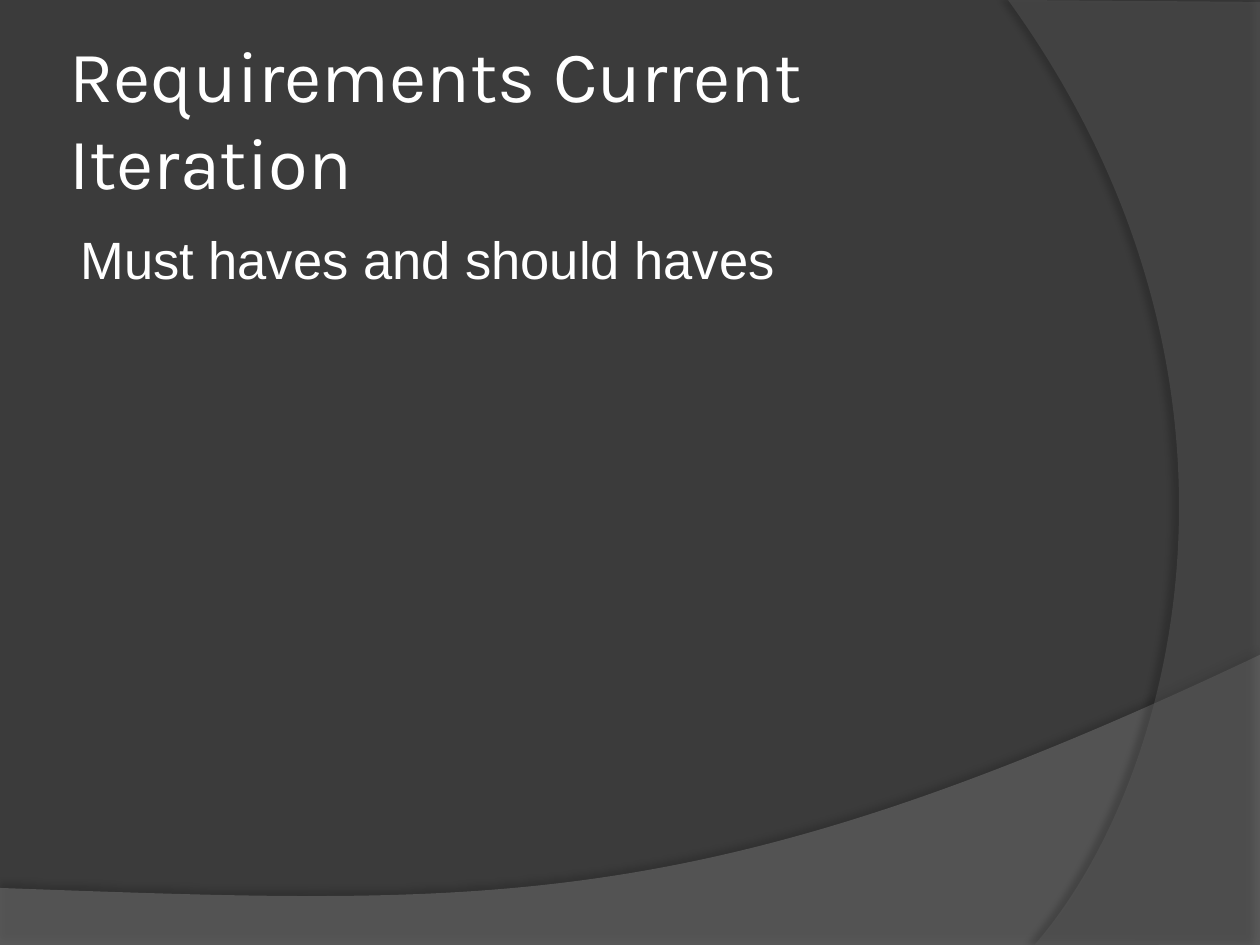
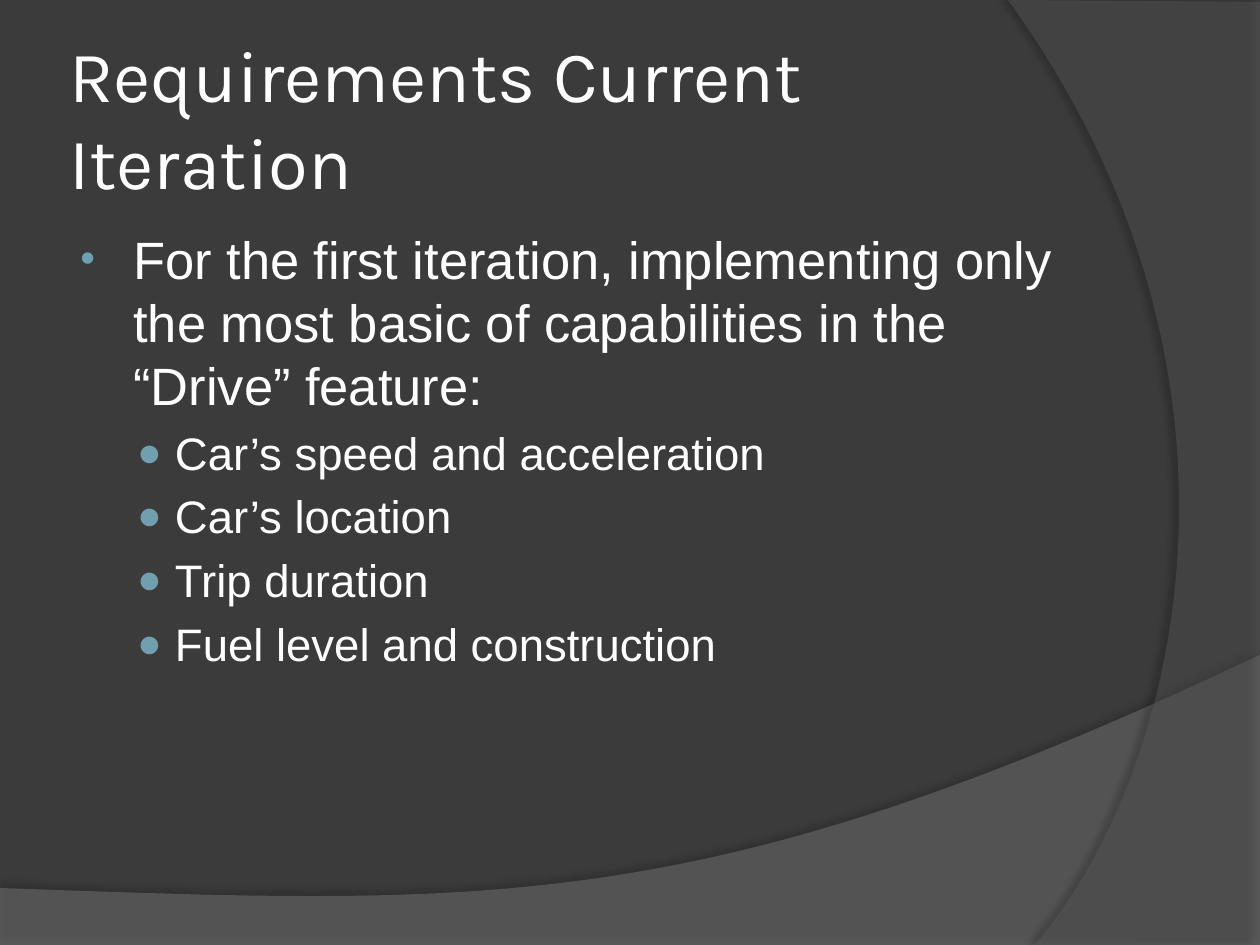
Before and after one commit to bsclayt1/CSE360-Project, a slide deck: slide 8 of Presentation/Presentation.pptx. Drawn at 1260x945 pixels with LibreOffice and Linux fonts; fonts in the diff are those of the drawing. Boxes give left, top, right and bottom in pixels: in the first picture for what was removed or moved away, otherwise in the second. Text is boxed around its words. In the diff, an @@ line names an element or a change of style, - is before the commit and + after.

```diff
--- a/Presentation/Presentation.pptx
+++ b/Presentation/Presentation.pptx
@@ text at [133, 241, 1051, 662]: text changed @@
-Must haves and should haves
+• For the first iteration, implementing only the most basic of capabilities in the “Drive” feature:
+  ● Car’s speed and acceleration
+  ● Car’s location
+  ● Trip duration
+  ● Fuel level and construction
```
Also in this commit, not shown: 1 other slide changed, 3 other files.
